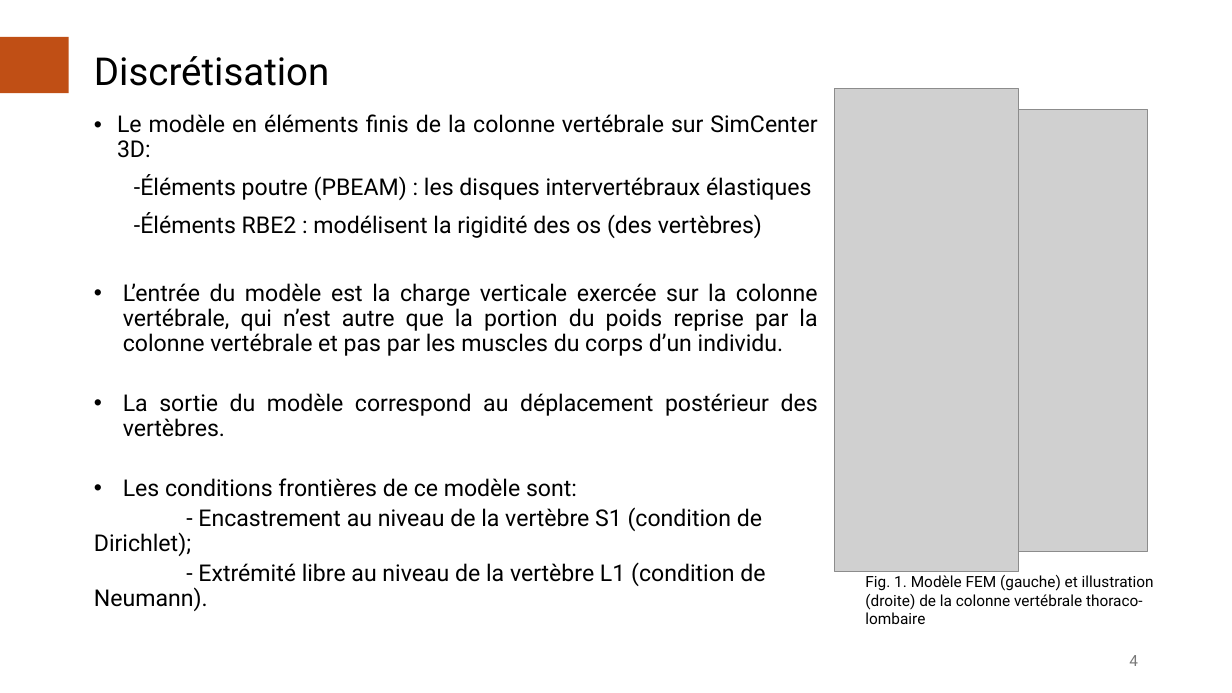
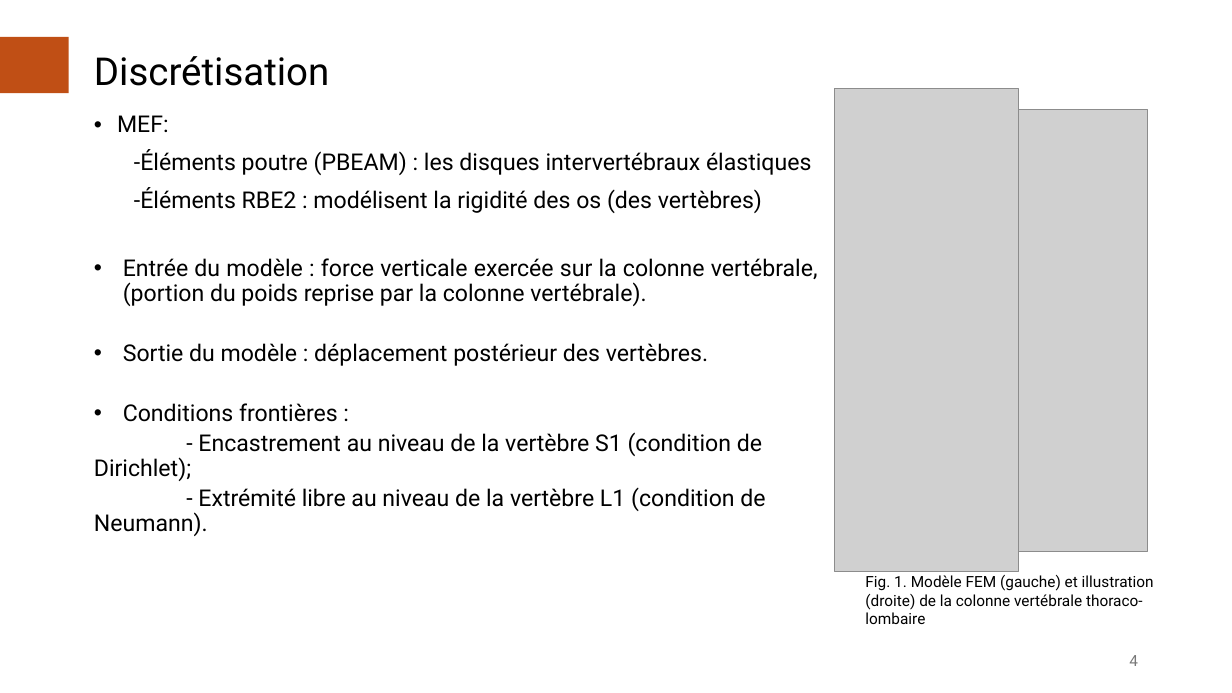
Before and after one commit to AcileSf/MEC8211ProjetFinal, a slide deck: slide 4 of Presentation_Projet.pptx. Drawn at 1232x693 pixels with LibreOffice and Linux fonts; fonts in the diff are those of the drawing; grey boxes stand for pictures. Boxes give left, top, right and bottom in pixels: in the first picture for what was removed or moved away, otherwise in the second. Text is boxed around its words. In the diff, an @@ line names an element or a change of style, - is before the commit and + after.

```diff
--- a/Presentation_Projet.pptx
+++ b/Presentation_Projet.pptx
@@ text at box(117, 115, 169, 132): text changed @@
-• Le modèle en éléments finis de la colonne vertébrale sur SimCenter 3D:
+• MEF:
@@ text at box(123, 258, 818, 422): text changed @@
-• L’entrée du modèle est la charge verticale exercée sur la colonne vertébrale, qui n’est autre que la portion du poids reprise par la colonne vertébrale et pas par les muscles du corps d’un individu.
-• La sortie du modèle correspond au déplacement postérieur des vertèbres.
-• Les conditions frontières de ce modèle sont:
+• Entrée du modèle : force verticale exercée sur la colonne vertébrale, (portion du poids reprise par la colonne vertébrale).
+• Sortie du modèle : déplacement postérieur des vertèbres.
+• Conditions frontières :
```
Also in this commit, not shown: 5 other slides changed, 1 other file.
